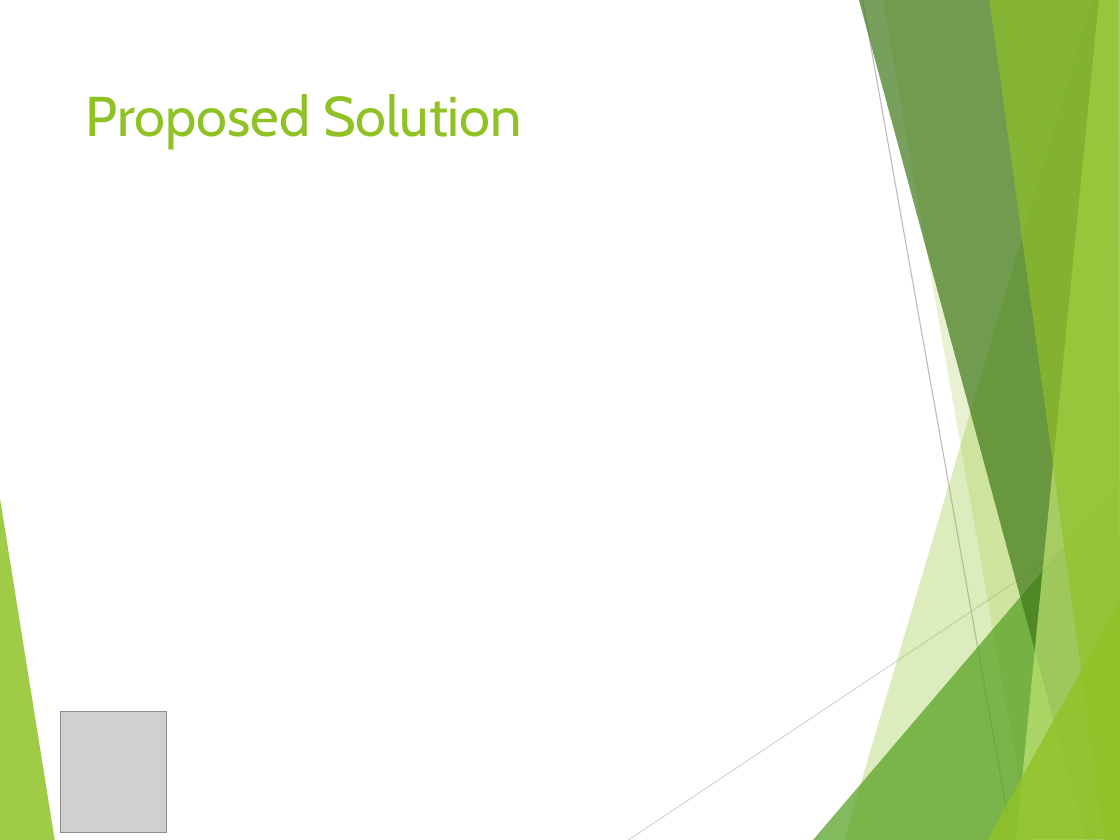
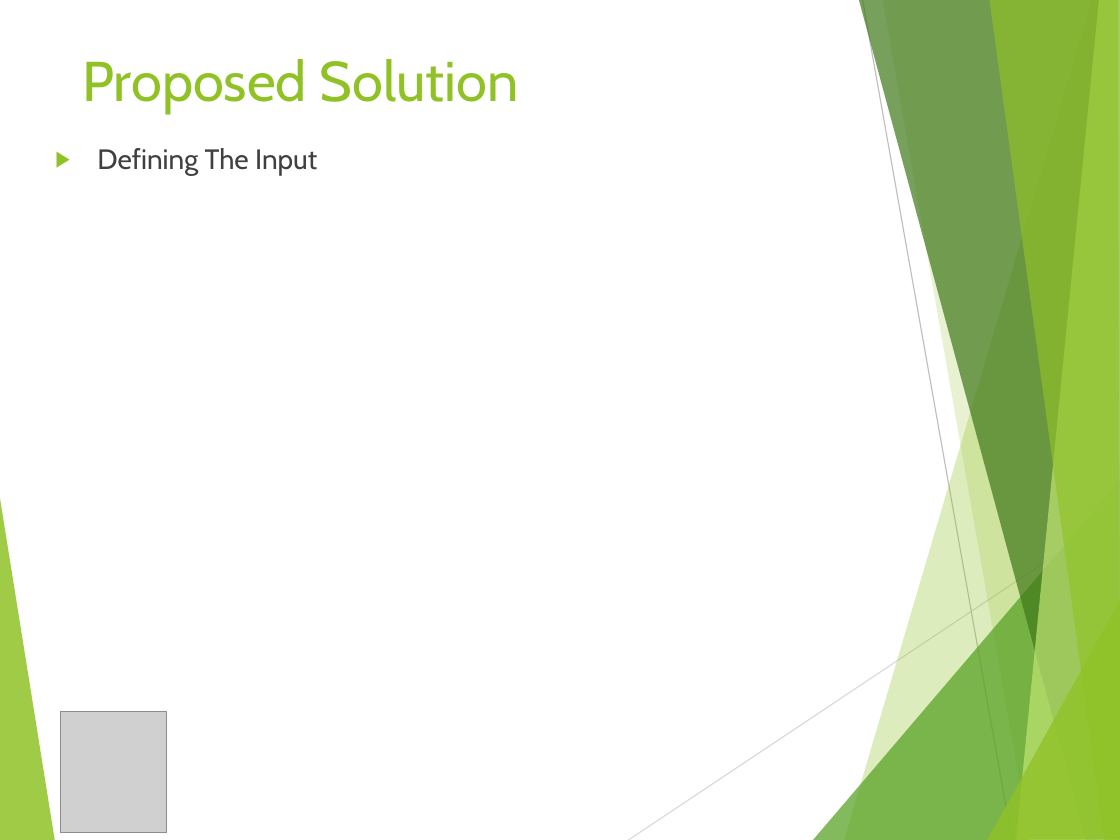
Before and after one commit to anooptoffy/MultiModalRoutePlanning, a slide deck: slide 4 of slides/GIS ppt.pptx. Drawn at 1120x840 pixels with LibreOffice and Linux fonts; fonts in the diff are those of the drawing; grey boxes stand for pictures. Boxes give left, top, right and bottom in pixels: in the first picture for what was removed or moved away, otherwise in the second. Text is boxed around its words. In the diff, an @@ line names an element or a change of style, - is before the commit and + after.

```diff
--- a/slides/GIS ppt.pptx
+++ b/slides/GIS ppt.pptx
@@ title "Proposed Solution": place and size @@
-title "Proposed Solution" at [86,94,522,148]
+title "Proposed Solution" at [82,59,519,113]
@@ title "Proposed Solution" at [82,59,519,113]: line spacing 1 to 1.5 @@
@@ text added at [97,148,317,176], 18 pt, text #404040 @@
+▶ Defining The Input
```
Also in this commit, not shown: 6 other slides changed, 2 slides added, 10 other files.
